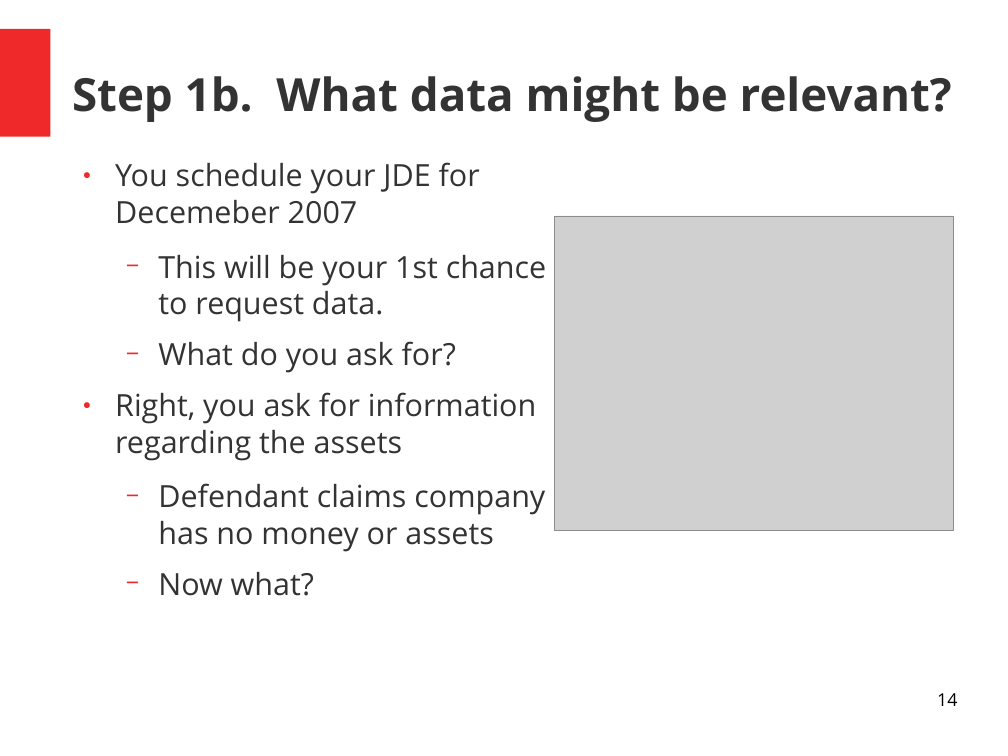
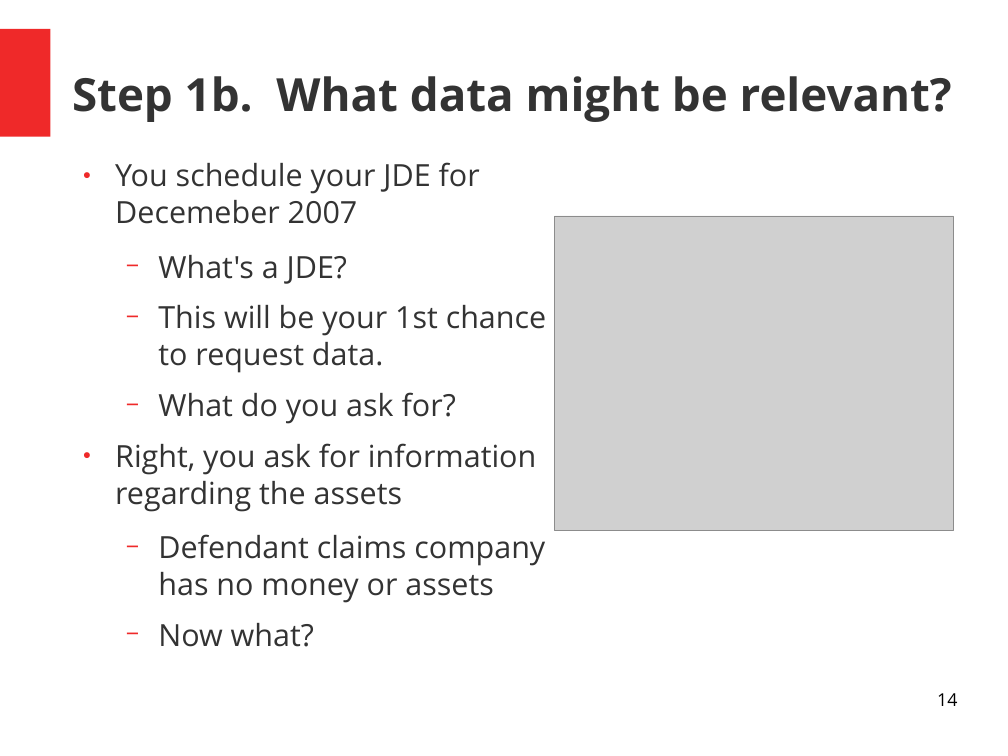
Before and after one commit to MichaelSzczepaniak/FraudulentConveyance, a slide deck: slide 14 of slides/Fraud Presenation.odp. Drawn at 1008x756 pixels with LibreOffice and Linux fonts; fonts in the diff are those of the drawing; grey boxes stand for pictures. Boxes give left, top, right and bottom in pixels: in the first picture for what was removed or moved away, otherwise in the second. Text is boxed around its words. In the diff, an @@ line names an element or a change of style, - is before the commit and + after.

```diff
--- a/slides/Fraud Presenation.odp
+++ b/slides/Fraud Presenation.odp
@@ text at (158,255,347,284): paragraph added @@
+  − What's a JDE?
```
Also in this commit, not shown: 6 other slides changed, 1 other file.
